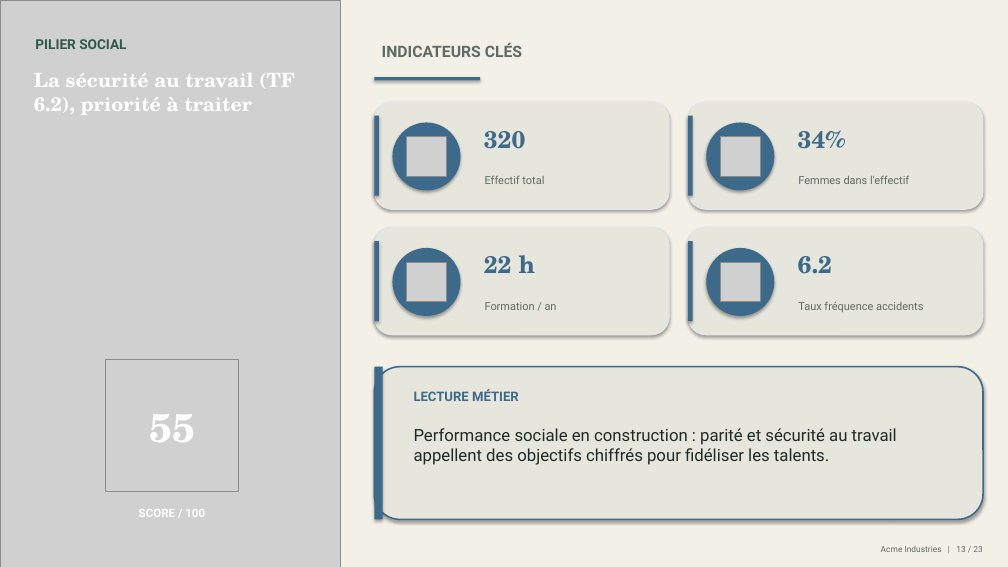
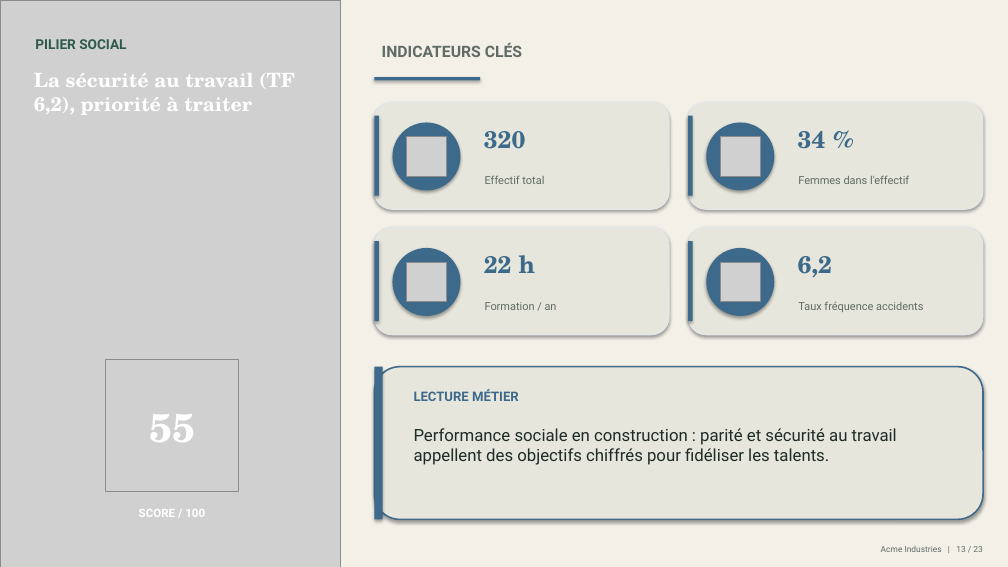
Before and after one commit to mehdiarrais-bot/Ethereal-ESG, a slide deck: slide 13 of examples/Presentation.pptx. Drawn at 1008x567 pixels with LibreOffice and Linux fonts; fonts in the diff are those of the drawing; grey boxes stand for pictures. Boxes give left, top, right and bottom in pixels: in the first picture for what was removed or moved away, otherwise in the second. Text is boxed around its words. In the diff, an @@ line names an element or a change of style, - is before the commit and + after.

```diff
--- a/examples/Presentation.pptx
+++ b/examples/Presentation.pptx
@@ text at box(34, 73, 295, 115): text changed @@
-La sécurité au travail (TF 6.2), priorité à traiter
+La sécurité au travail (TF 6,2), priorité à traiter
@@ text at box(798, 131, 826, 149): spaces changed @@
-34%
+34 %
@@ text at box(798, 256, 832, 277): text changed @@
-6.2
+6,2
```
Also in this commit, not shown: 7 other slides changed, 17 other files.
